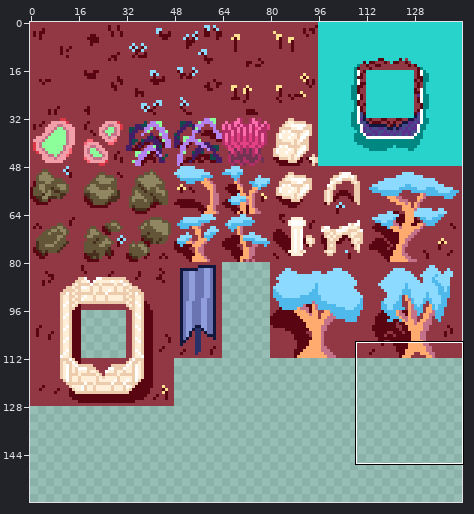
Two versions of one sprite sheet, assets/Tilesets/PlanetTileset.png. The first picture is a wide view before the edit; the outline marks the close-up.
Close-up. Before the edit:
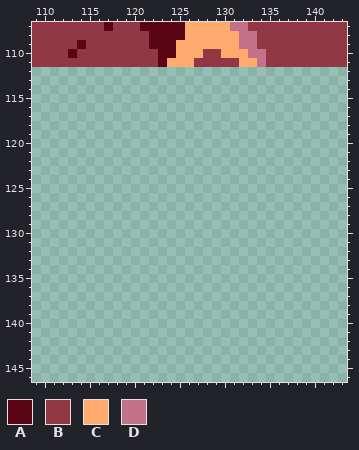
The file is 144x160 pixels. Shown: x 109..143, y 107..146. The commit also changed other parts of the picture, which this record leaves out.
Palette (. is transparent): A #5a0612  B #923845  C #ffaa6e  D #c37289
Pixels before, first column x 109:
107 BBBBBBBBABBBAAAAACCCCCDDBBBBBBBBBBB
108 BBBBBBBBBBBBBAAAACCCCCCDDBBBBBBBBBB
109 BBBBBABBBBBBBAAACCCCCCCDDBBBBBBBBBB
110 BBBBABBBBBBBBBAACCCBBCCCDDBBBBBBBBB
111 BBBBBBBBBBBBBBACCCBBBBBCCDBBBBBBBBB
The same view after the edit:
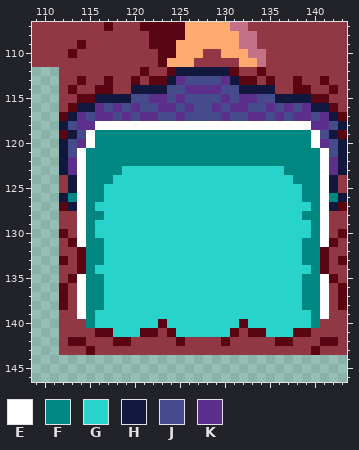
Colours new in this view: E #ffffff  F #008782  G #27d3cb  H #12173d  J #464b8c  K #5d2f8c
The exact change:
y 112: x 112..143 ................................ -> BBBBBBBBBABBAHHHHHHABBABBBBBBBBB
y 113: x 112..143 ................................ -> BBABBABBABAAHKJJJJKHAABABBABBABB
y 114: x 112..143 ................................ -> BABBAABBHHHHJJKKKKJJHHHHBBAABBAB
y 115: x 112..143 ................................ -> BBAAHHHHJJKKJKJJJJKJKKJJHHHHAABB
y 116: x 112..143 ................................ -> BAHHKJKJKJJKKJKJJKJKKJJKJKJKHHAB
y 117: x 112..143 ................................ -> AHKJKKJKJKKJJKJJJJKJJKKJKJKKJKHA
y 118: x 112..143 ................................ -> HJKKEEEEEEEEEEEEEEEEEEEEEEEEKKJH
y 119: x 112..143 ................................ -> AHJEFFFFFFFFFFFFFFFFFFFFFFFFEJHA
y 120: x 112..143 ................................ -> HJKEFFFFFFFFFFFFFFFFFFFFFFFFEKJH
y 121: x 112..143 ................................ -> HJEFFFFFFFFFFFFFFFFFFFFFFFFFFEJH
y 122: x 112..143 ................................ -> HKEFFFFFFFFFFFFFFFFFFFFFFFFFFEKH
y 123: x 112..143 ................................ -> HKEFFFFGGGGGGGGGGGGGGGGGGFFFFEKH
y 124: x 112..143 ................................ -> BHEFFFGGGGGGGGGGGGGGGGGGGGFFFEHB
y 125: x 112..143 ................................ -> BHEFFGGGGGGGGGGGGGGGGGGGGGGFFEHB
y 126: x 112..143 ................................ -> HFEFFGGGGGGGGGGGGGGGGGGGGGGFFEFH
y 127: x 112..143 ................................ -> AHEFGGGGGGGGGGGGGGGGGGGGGGGGFEHA
y 128: x 112..143 ................................ -> BBEFFGGGGGGGGGGGGGGGGGGGGGGFFEBB
y 129: x 112..143 ................................ -> BBEFGGGGGGGGGGGGGGGGGGGGGGGGFEBB
y 130: x 112..143 ................................ -> ABEFGGGGGGGGGGGGGGGGGGGGGGGGFEBA
y 131: x 112..143 ................................ -> BAEFFGGGGGGGGGGGGGGGGGGGGGGFFEAB
y 132: x 112..143 ................................ -> BBAFFGGGGGGGGGGGGGGGGGGGGGGFFABB
y 133: x 112..143 ................................ -> ABAFFGGGGGGGGGGGGGGGGGGGGGGFFABA
y 134: x 112..143 ................................ -> BBAFGGGGGGGGGGGGGGGGGGGGGGGGFABB
y 135: x 112..143 ................................ -> BAEFFGGGGGGGGGGGGGGGGGGGGGGFFEAB
y 136..138: x 112..143 ................................ -> ABEFFGGGGGGGGGGGGGGGGGGGGGGFFEBA
y 139: x 112..143 ................................ -> BBEFGGGGGGGGGGGGGGGGGGGGGGGGFEBB
y 140: x 112..143 ................................ -> BBBFGGGGGGGAGGGGGGGGAGGGGGGGFBBB
y 141: x 112..143 ................................ -> BBBBAAGGGAABAGGGGGGABAAGGGAABBBB
y 142: x 112..143 ................................ -> BAABBBAABBBBBABBBBABBBBBAABBBAAB
y 143: x 112..143 ................................ -> BBBABBBBBBBBBBBBBBBBBBBBBBBBABBB
